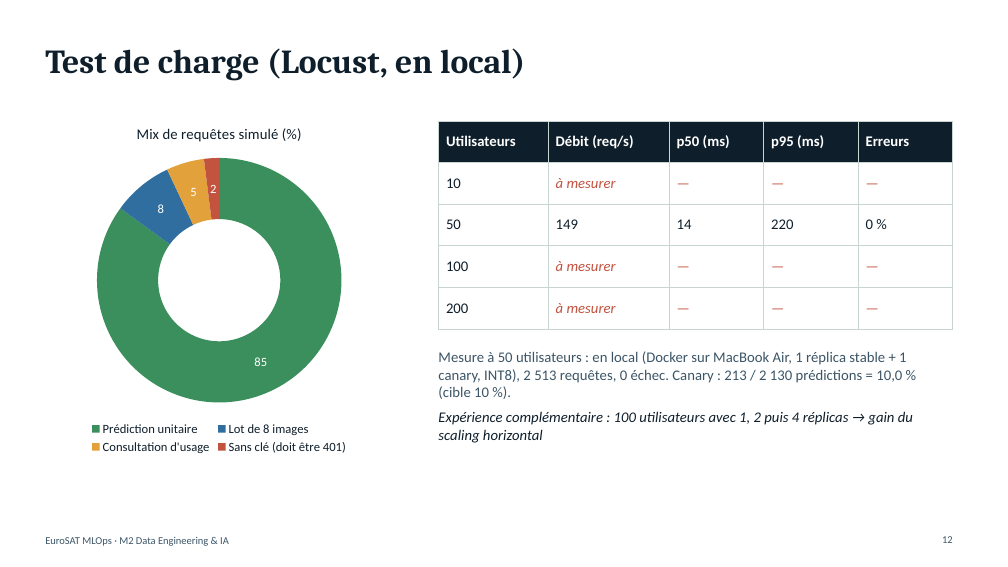
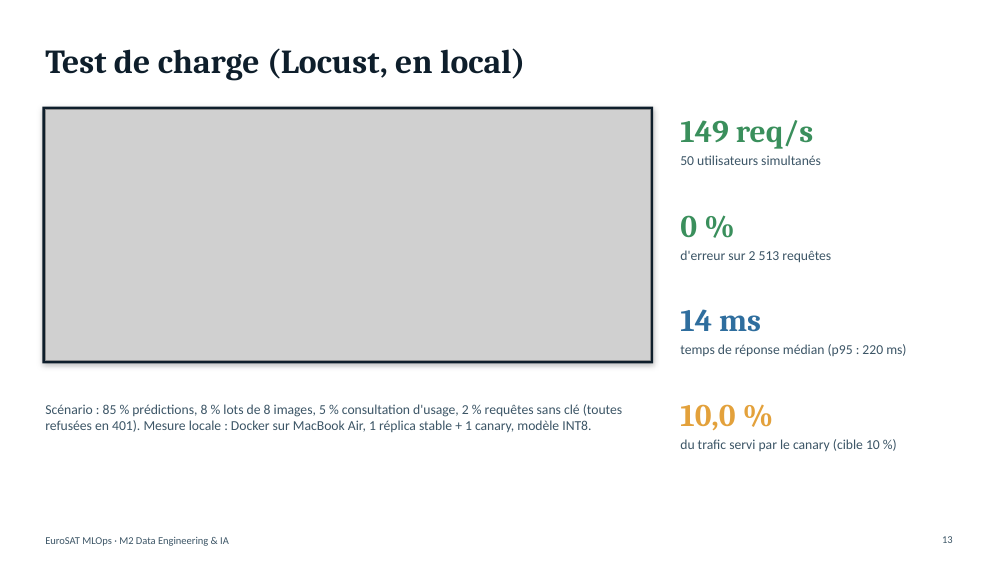
Before and after one commit to nplnguyen/eurosat-mlops, a slide deck: slide 13 of presentation/soutenance-mlops-eurosat.pptx (slide 12 before the commit). Drawn at 1008x567 pixels with LibreOffice and Linux fonts; fonts in the diff are those of the drawing; grey boxes stand for pictures. Boxes give left, top, right and bottom in pixels: in the first picture for what was removed or moved away, otherwise in the second. Text is boxed around its words. In the diff, an @@ line names an element or a change of style, - is before the commit and + after.

Commit message:
Présentation finale avec captures

```diff
--- a/presentation/soutenance-mlops-eurosat.pptx
+++ b/presentation/soutenance-mlops-eurosat.pptx
@@ doughnut chart removed at (30, 110, 408, 457) @@
-title "Mix de requêtes simulé (%)"
-categories: Prédiction unitaire, Lot de 8 images, Consultation d'usage, Sans clé (doit être 401)
-Series 1: 85, 8, 5, 2
@@ rectangle added at (42, 107, 653, 364), fill #0E1E2B @@
@@ picture added at (45, 110, 650, 361) @@
@@ table removed at (439, 121, 953, 317), 5 rows, 5 columns @@
-Utilisateurs | Débit (req/s) | p50 (ms) | p95 (ms) | Erreurs
-10 | à mesurer | — | — | —
-50 | 149 | 14 | 220 | 0 %
-100 | à mesurer | — | — | —
-200 | à mesurer | — | — | —
@@ text added at (680, 120, 813, 149), 30 pt, text #3A8F5C, bold @@
+149 req/s
@@ text at (680, 155, 821, 165): text changed; size 14 to 13 pt; text colour #0E1E2B to #3C5566; italic off @@
-Expérience complémentaire : 100 utilisateurs avec 1, 2 puis 4 réplicas → gain du scaling horizontal
+50 utilisateurs simultanés
@@ text added at (680, 215, 697, 237), 30 pt, text #3A8F5C, bold @@
+0 %
@@ text added at (680, 250, 831, 262), 13 pt, text #3C5566 @@
+d'erreur sur 2 513 requêtes
@@ text added at (680, 309, 761, 332), 30 pt, text #2F6E9E, bold @@
+14 ms
@@ text removed at (438, 351, 906, 399) @@
-Mesure à 50 utilisateurs : en local (Docker sur MacBook Air, 1 réplica stable + 1 canary, INT8), 2 513 requêtes, 0 échec. Canary : 213 / 2 130 prédictions = 10,0 % (cible 10 %).
@@ text added at (680, 344, 906, 356), 13 pt, text #3C5566 @@
+temps de réponse médian (p95 : 220 ms)
@@ text added at (45, 404, 622, 432), 13 pt, text #3C5566 @@
+Scénario : 85 % prédictions, 8 % lots de 8 images, 5 % consultation d'usage, 2 % requêtes sans clé (toutes refusées en 401). Mesure locale : Docker sur MacBook Air, 1 réplica stable + 1 canary, modèle INT8.
@@ text added at (680, 404, 735, 430), 30 pt, text #E3A13B, bold @@
+10,0 %
@@ text added at (680, 439, 880, 451), 13 pt, text #3C5566 @@
+du trafic servi par le canary (cible 10 %)
```
Also in this commit, not shown: 7 other slides changed, 2 slides added.
